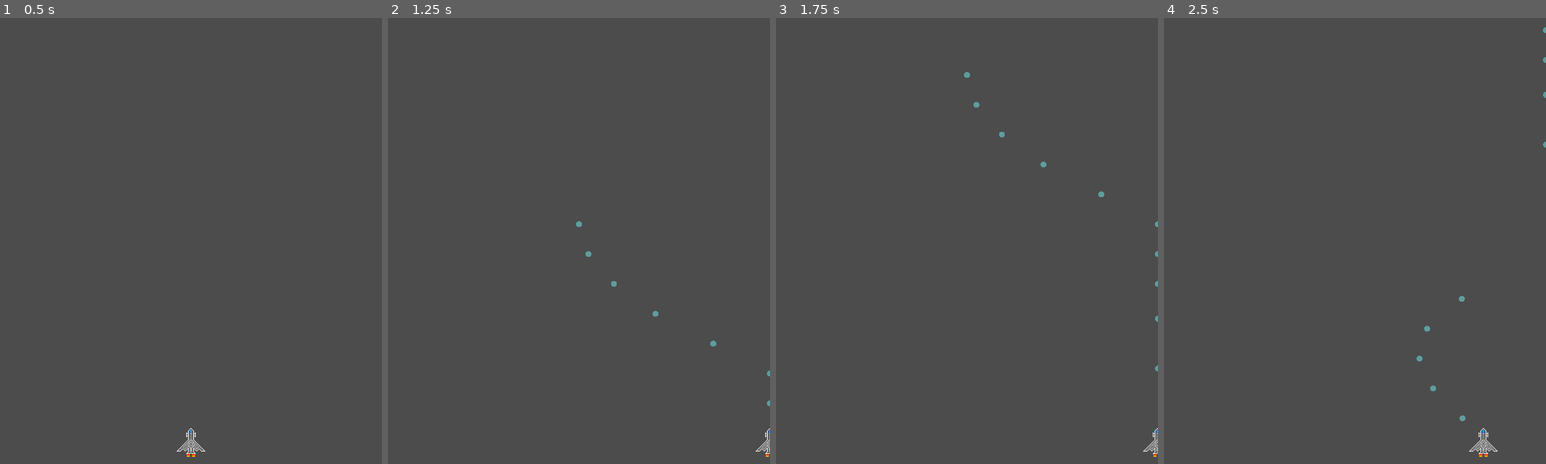
Above: before the commit, frames 1-4 (left to right).
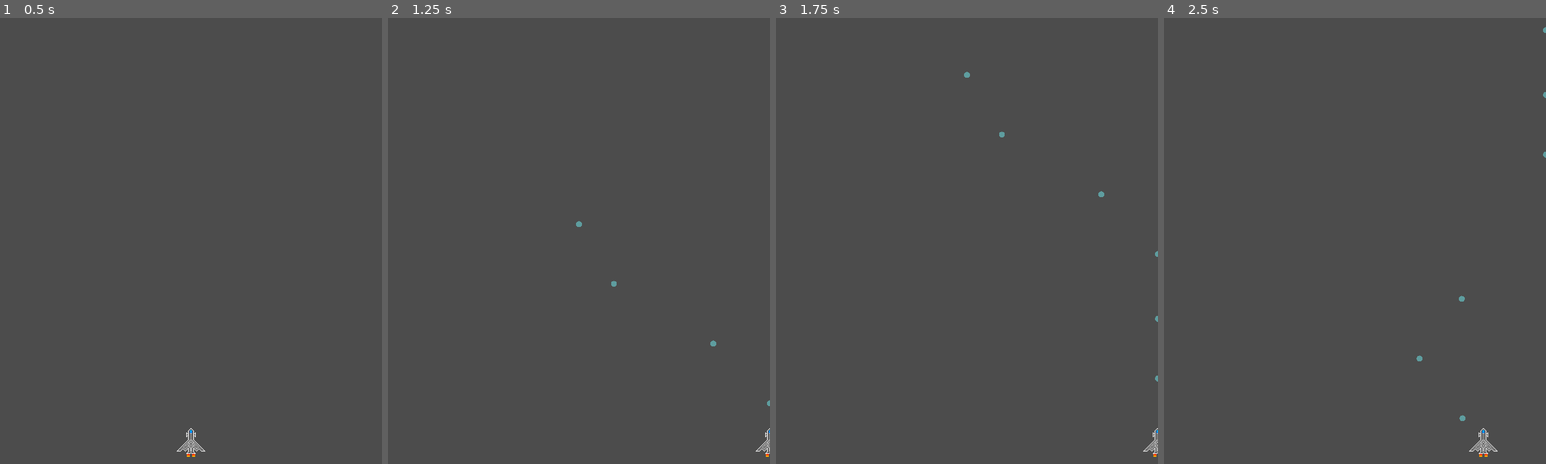
Above: after the commit, the same moments.

Repository: CAABAG/Pixel-Invaders
Game: Godot game, scene res://res/scenes/Main.tscn
Same seed, same stepped clock (60 frames per second), same inputs: the game is played once before the commit and once after it. The project has no main scene, so this scene is started directly.
Inputs (mouse positions are in pixels of both pictures, inside the frame that each line leads up to):
- Up to frame 1 (0.5 s): no input
- Up to frame 2 (1.25 s): tap Enter at 0.5 s; move the mouse to (663, 232) at 0.52 s; hold Right (ui_right) from 0.53 s (still down); hold Ctrl from 0.53 s (still down); click (663, 232) at 0.67 s; tap Space at 0.77 s
- Up to frame 3 (1.75 s): move the mouse to (890, 281) at 1.27 s; release Right (ui_right) at 1.28 s; release Ctrl at 1.28 s; hold Left (ui_left) from 1.28 s (still down); tap Ctrl at 1.35 s; tap Space at 1.52 s
- Up to frame 4 (2.5 s): move the mouse to (1393, 151) at 2.02 s; release Left (ui_left) at 2.03 s; hold Right (ui_right) from 2.03 s (still down); hold Ctrl from 2.03 s (still down)

Frame 1 is identical in both runs. In frame 2, less than 0.1% of the frame differs, in the area x 51-100%, y 52-81%; in frame 3, less than 0.1%, in the area x 51-100%, y 18-82%; in frame 4, less than 0.1%.

Commit message:
Change shooting interval + cosmetics

Diff:
--- a/src/Bullet.gd
+++ b/src/Bullet.gd
@@ -2,7 +2,7 @@
 
 signal destroy
 
-var is_player_owned
+var is_going_up
 var speed = 500
 
 func _draw():
@@ -12,7 +12,7 @@
 	update()
 
 func _physics_process(delta):
-	if is_player_owned:
+	if is_going_up:
 		position.y -= speed * delta
 	else:
 		position.y += speed * delta
--- a/src/Player.gd
+++ b/src/Player.gd
@@ -6,6 +6,7 @@
 var shot_timestamp = 0
 var half_height
 export (PackedScene) var Bullet
+export var shooting_interval = 200
 
 enum Direction {RIGHT, LEFT}
 
@@ -51,13 +52,13 @@
 	if Input.is_key_pressed(KEY_CONTROL): should_shoot = true
 	if Input.is_mouse_button_pressed(BUTTON_LEFT): should_shoot = true
 	if (should_shoot):
-		if OS.get_ticks_msec() - shot_timestamp < 100:
+		if OS.get_ticks_msec() - shot_timestamp < shooting_interval:
 			return
 		shot_timestamp = OS.get_ticks_msec()
 		var b = Bullet.instance()
 		b.position.x = position.x
 		b.position.y = position.y - half_height
-		b.is_player_owned = true
+		b.is_going_up = true
 		get_tree().get_root().add_child(b)
 
 func process_movement():
